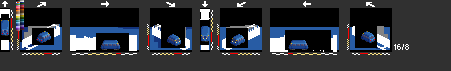
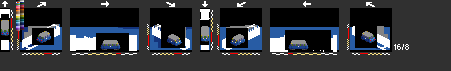
Layer changes from the first w=451, h=71 image to the second:
showed "MSJ" over <box>1,20,374,47</box>
painted on "Yd" over <box>38,36,376,43</box>
